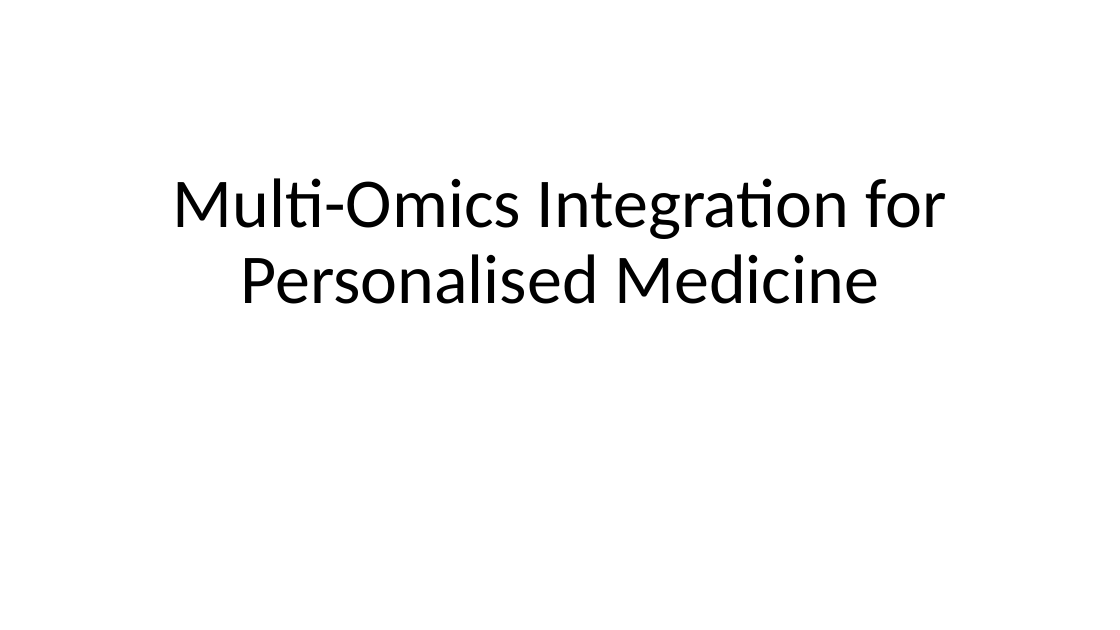
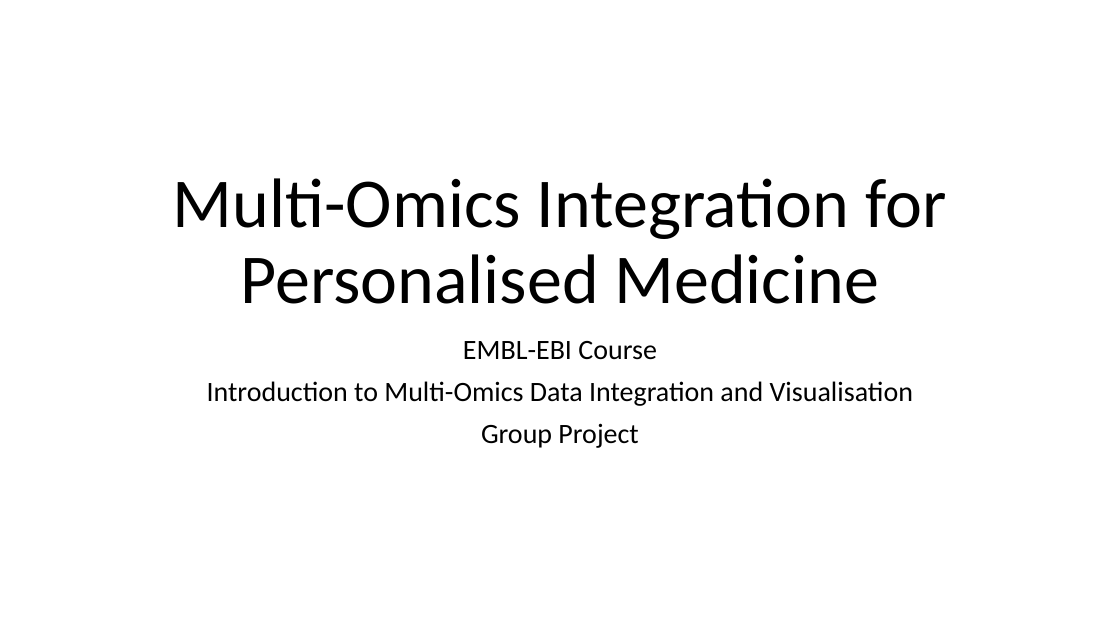
Before and after one commit to penelopenelope/ebi_mofa_workshop_precision_medicine, a slide deck: slide 1 of presentation.pptx. Drawn at 1120x630 pixels with LibreOffice and Linux fonts; fonts in the diff are those of the drawing. Boxes give left, top, right and bottom in pixels: in the first picture for what was removed or moved away, otherwise in the second. Text is boxed around its words. In the diff, an @@ line names an element or a change of style, - is before the commit and + after.

```diff
--- a/presentation.pptx
+++ b/presentation.pptx
@@ subtitle added at (207, 341, 913, 448), 24 pt, text #000000 @@
+EMBL-EBI Course
+Introduction to Multi-Omics Data Integration and Visualisation
+Group Project
```
Also in this commit, not shown: 28 other slides changed, 1 slide removed, 7 other files.
